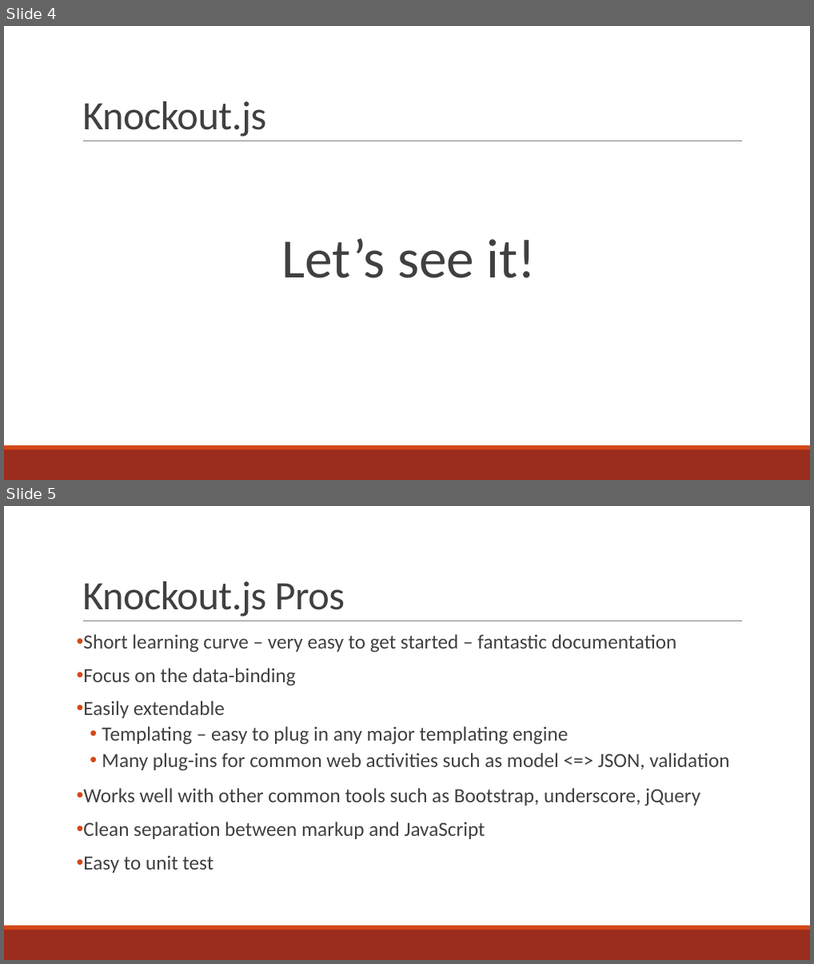
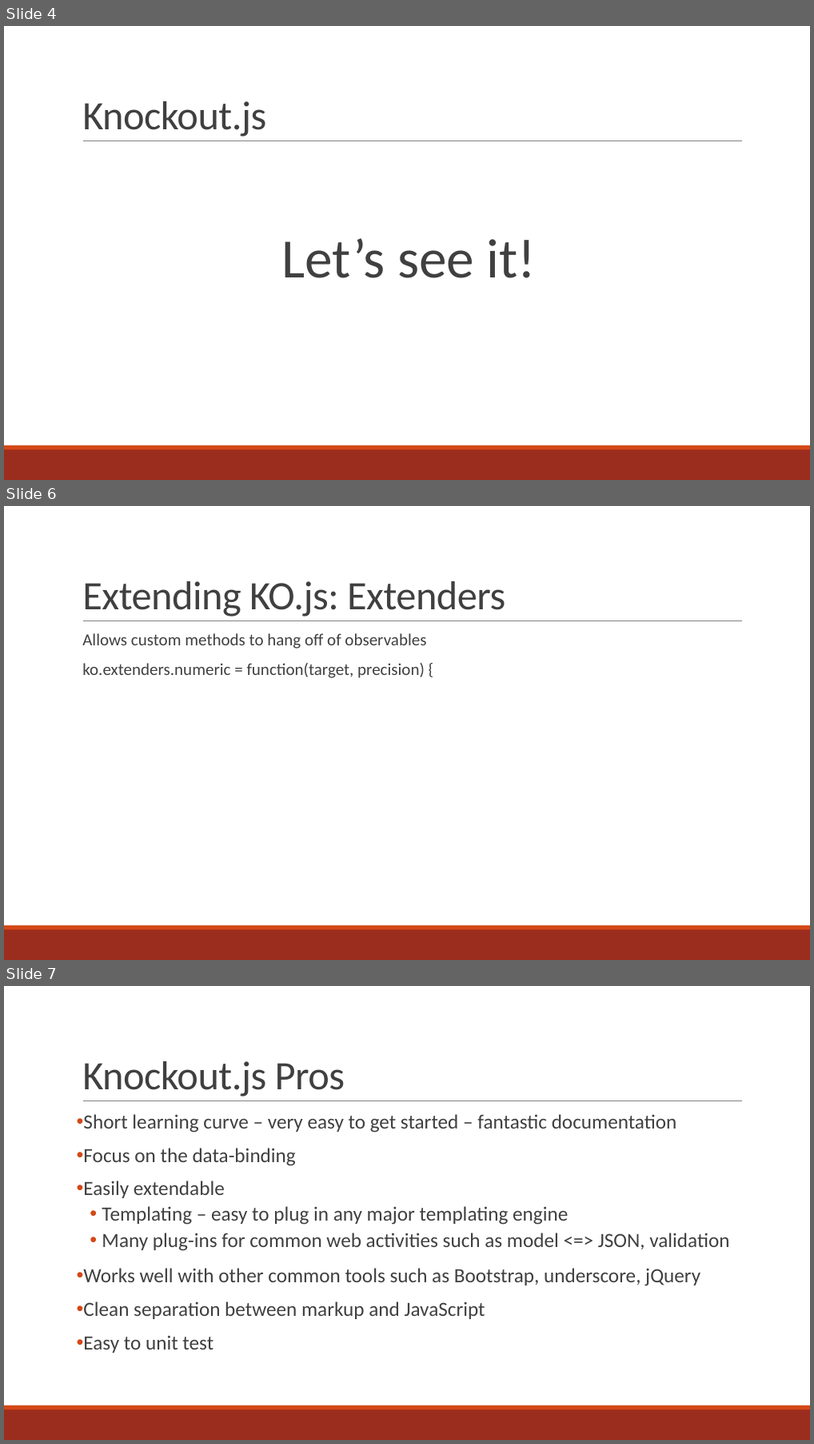
Before and after one commit to JoeDoyle23/IndyJS-Knockout, a slide deck: Knockout.pptx. Shown one above the other, each under a label of ours: slides 4 and 5 before the commit, slides 4, 6 and 7 after it; the slides between them are not shown. The pictures are 814x964 and 814x1444 pixels, drawn with LibreOffice and Linux fonts; fonts in the diff are those of the drawing. Boxes give left, top, right and bottom in pixels: in the first picture for what was removed or moved away, otherwise in the second. Text is boxed around its words. In the diff, an @@ line names an element or a change of style, - is before the commit and + after.

```diff
--- a/Knockout.pptx
+++ b/Knockout.pptx
@@ slide 6 added at (4,506,810,960), background #FFFFFF; not listed: 3 template elements that a slide beside it also shows @@
@@ title added at (82,581,506,616), 48 pt, text #404040 @@
+Extending KO.js: Extenders
@@ text added at (82,633,426,678), 20 pt, text #404040 @@
+  Allows custom methods to hang off of observables
+  ko.extenders.numeric = function(target, precision) {
@@ what was slide 5 is now slide 7 @@
```
Also in this commit, not shown: 1 other slide added, 1 slide removed, 4 other files.
